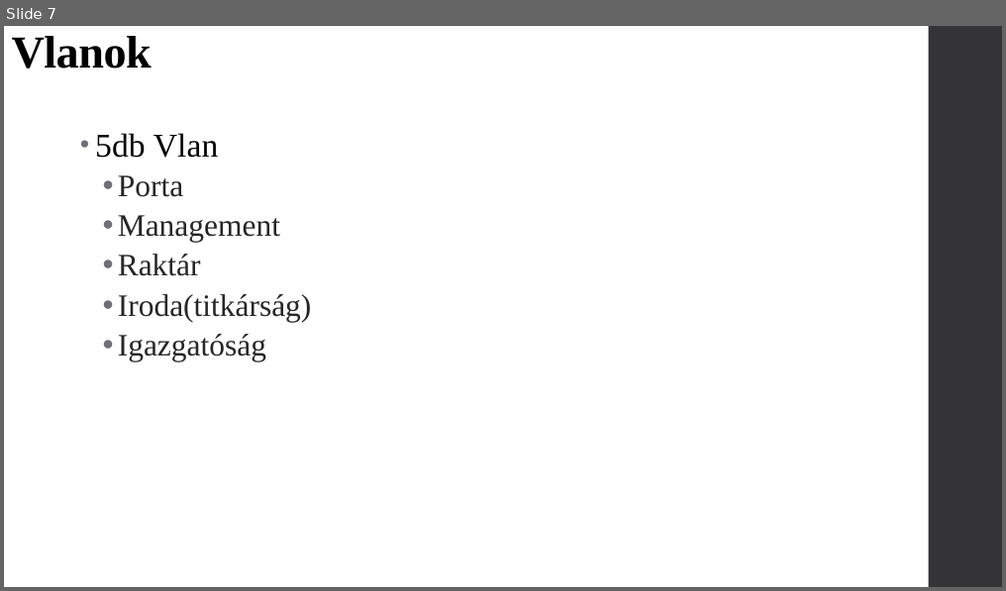
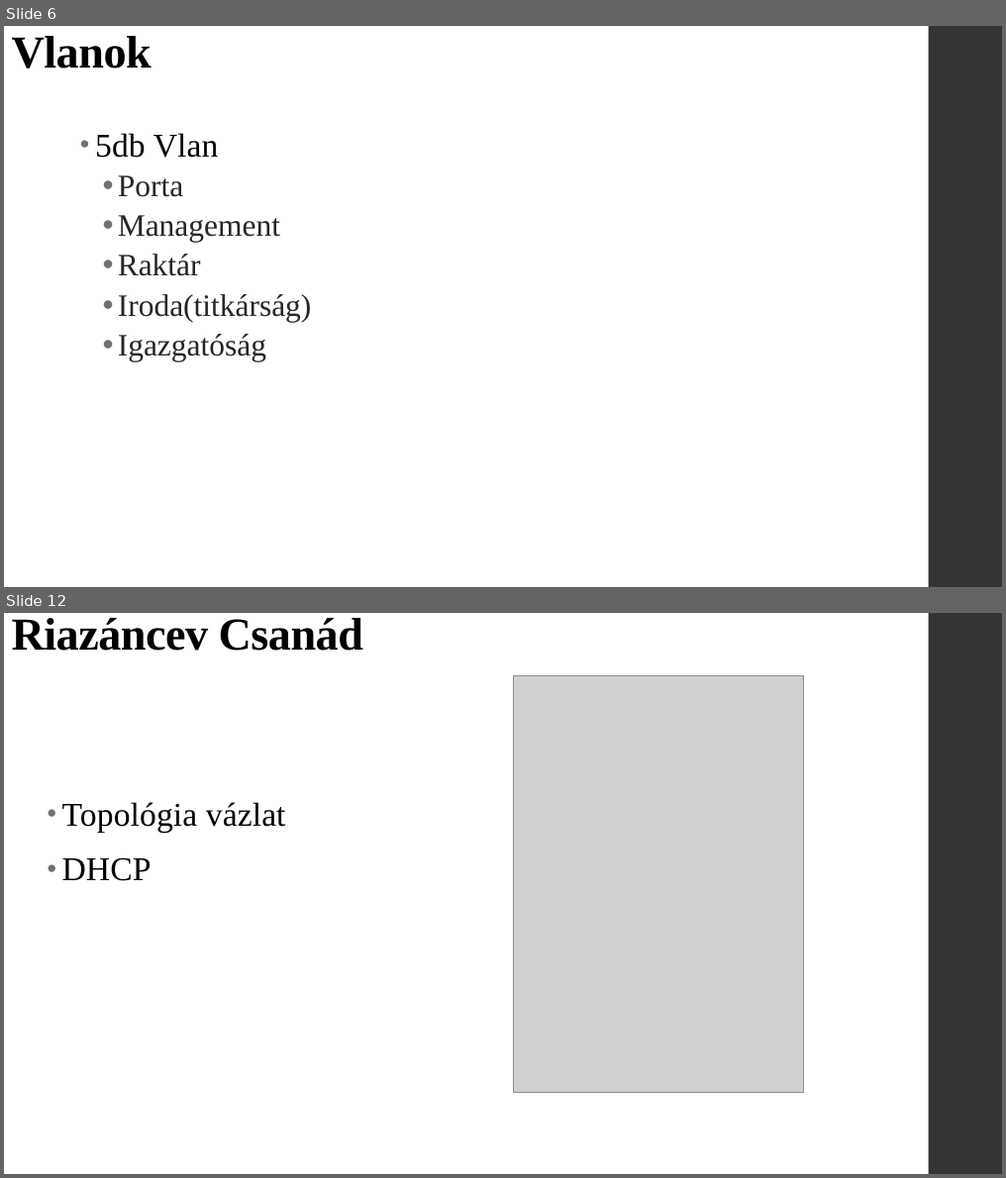
Before and after one commit to OsziMisi/Turros-elelmiszerlanc, a slide deck: Projekt.pptx. Shown one above the other, each under a label of ours: slide 7 before the commit, slides 6 and 12 after it; the slides between them are not shown. The pictures are 1006x591 and 1006x1178 pixels, drawn with LibreOffice and Linux fonts; fonts in the diff are those of the drawing; grey boxes stand for pictures. Boxes give left, top, right and bottom in pixels: in the first picture for what was removed or moved away, otherwise in the second. Text is boxed around its words. In the diff, an @@ line names an element or a change of style, - is before the commit and + after.

```diff
--- a/Projekt.pptx
+++ b/Projekt.pptx
@@ slide 12 added at (4,613,1002,1174), background #FFFFFF; not listed: 1 template element that a slide beside it also shows @@
@@ title added at (12,618,363,651), 44 pt, text #000000, bold @@
+Riazáncev Csanád
@@ picture added at (513,676,804,1093) @@
@@ text added at (62,802,286,881), 32 pt, text #000000 @@
+• Topológia vázlat
+• DHCP
@@ what was slide 7 is now slide 6 @@
```
Also in this commit, not shown: 5 other slides added, 1 slide removed.
